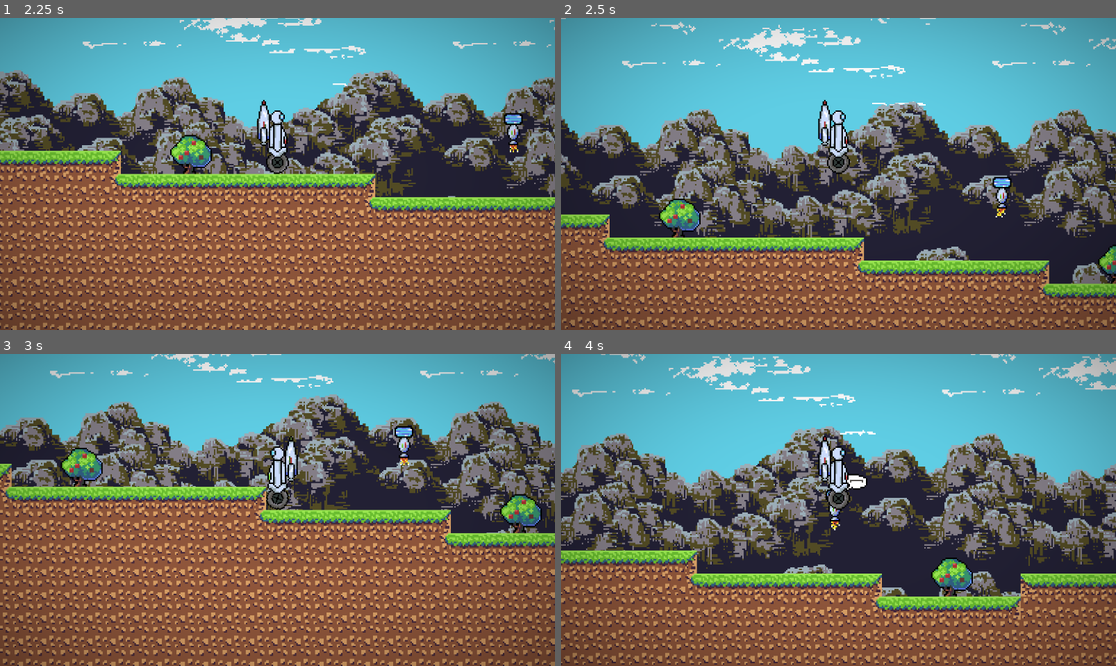
Above: before the commit, frames 1-4 (two rows, left to right).
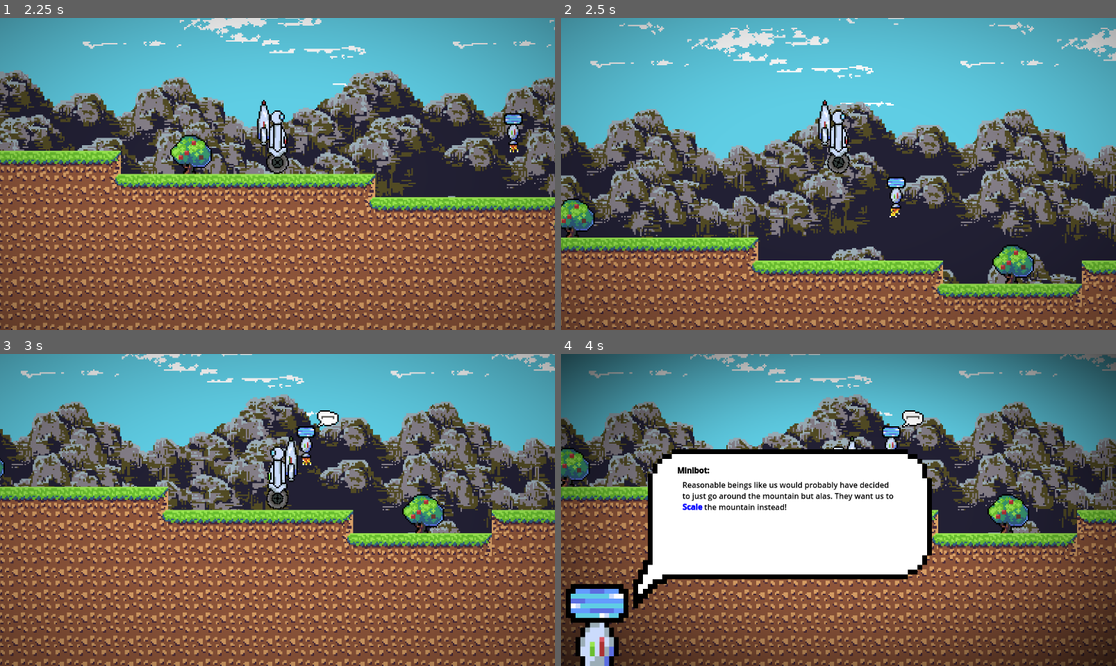
Above: after the commit, the same moments.

Repository: Hexuar/GMTK-Jam
Game: Godot game, scene res://scenes/main.tscn
Same seed, same stepped clock (60 frames per second), same inputs: the game is played once before the commit and once after it.
Inputs:
- Up to frame 1 (2.25 s): click "Play" at 0.5 s; tap Enter (ui_accept) at 1.25, 1.55, 2.1 s; hold D (Right) from 1.28 s (still down); tap Shift (Dash) at 1.35 s; tap Space (Jump) at 1.52 s
- Up to frame 2 (2.5 s): keep holding D (Right); tap Space (Jump) at 2.27 s; tap Shift (Dash) at 2.3 s
- Up to frame 3 (3 s): release D (Right) at 2.78 s; hold A (Left) from 2.78 s (still down); tap Shift (Dash) at 2.85 s
- Up to frame 4 (4 s): tap Enter (ui_accept) at 3.05, 3.6 s; release A (Left) at 3.53 s; hold D (Right) from 3.53 s (still down); tap Space (Jump) at 3.77 s; tap Shift (Dash) at 3.8 s

Frame 1 is identical in both runs. In frame 2, 45% of the frame differs, in the area x 0-100%, y 0-100%; in frame 3, 51%; in frame 4, 83%.

Commit message:
Player & Minibot changes

Diff:
--- a/scenes/levels/level1.tscn
+++ b/scenes/levels/level1.tscn
@@ -318,6 +318,15 @@
 position = Vector2(-1131.78, 159.556)
 shape = SubResource("RectangleShape2D_2mg8x")
 
+[node name="Kill2" type="Area2D" parent="."]
+position = Vector2(2657, -1103)
+collision_mask = 2
+script = ExtResource("4_jj7h8")
+
+[node name="CollisionShape2D" type="CollisionShape2D" parent="Kill2"]
+position = Vector2(-1131.78, 159.556)
+shape = SubResource("RectangleShape2D_2mg8x")
+
 [node name="Boulders" type="Node2D" parent="."]
 
 [node name="Boulder" parent="Boulders" instance=ExtResource("5_tvwwl")]
@@ -408,3 +417,4 @@
 text = Array[String](["You're not supposed to be here!", "The company is dissapointed in you."])
 
 [connection signal="body_entered" from="Kill" to="Kill" method="_on_body_entered"]
+[connection signal="body_entered" from="Kill2" to="Kill2" method="_on_body_entered"]
--- a/scripts/minibot.gd
+++ b/scripts/minibot.gd
@@ -13,29 +13,35 @@
 
 signal minibot_done
 
+func start_chat():
+	Sound.play()
+	Player.pause()
+	UIBot.visible = true
+	Vignette.material.set_shader_parameter("softness",1.0)
+
+func stop_chat():
+	Sound.stop()
+	Player.resume()
+	UIBot.visible = false
+	SpeechBubble.visible = false
+	speed = -60.0
+	Vignette.material.set_shader_parameter("softness",1.5)
+	minibot_done.emit()
+
 func _process(delta: float) -> void:
 	position.y += speed * delta
 	if Input.is_action_just_pressed("ui_accept") and SpeechBubble.visible:
 		if textPosition >= text.size():
-			Sound.stop()
-			Player.resume()
-			UIBot.visible = false
-			SpeechBubble.visible = false
-			speed = -60.0
-			Vignette.material.set_shader_parameter("softness",1.5)
-			minibot_done.emit()
+			stop_chat()
 			return
 		if textPosition == 0:
-			Sound.play()
-			Player.pause()
-			UIBot.visible = true
-			Vignette.material.set_shader_parameter("softness",1.0)
+			start_chat()
 		UIBot.get_node("Speech Bubble/Text").text = "[color=\"black\"]%s[/color]" % text[textPosition]
 		textPosition += 1
 
 
 func _on_area_2d_body_entered(body: Node2D) -> void:
-	if body is CharacterBody2D:
+	if body is CharacterBody2D and textPosition < text.size():
 		Player = body
 		body.canJump = false
 		SpeechBubble.visible = true
@@ -43,5 +49,6 @@
 
 func _on_area_2d_body_exited(body: Node2D) -> void:
 	if body is CharacterBody2D:
+		stop_chat()
 		body.canJump = true
 		SpeechBubble.visible = false
--- a/scripts/player.gd
+++ b/scripts/player.gd
@@ -10,7 +10,6 @@
 @export var jetpackVelocity = -100.0
 @export var dashModifier = 5
 @export var dashLength = 0.15 # Seconds
-@export var dashCooldown = 0.5 # Seconds
 @export var friction = 0.07
 @export var coyoteTime = 0.1 # Seconds
 
@@ -76,15 +75,15 @@
 
 
 	## Boost
-	if dashTime > -dashCooldown:
+	if dashTime > 0.0:
 		dashTime -= delta
-	if dashTime < 0.0 and is_on_floor():
-		dashTime = -dashCooldown
+	if dashTime <= 0.0 and is_on_floor():
+		dashTime = -1.0
 	if dashTime > 0.0 :
 		_speed = move_toward(_speed, speed * dashModifier, 100)
 	else:
 		_speed = speed
-	if Input.is_action_just_pressed("Dash") and has_node("Wheel") and dashTime <= -dashCooldown  and is_on_floor():
+	if Input.is_action_just_pressed("Dash") and has_node("Wheel") and dashTime <= -1.0:
 		dashTime = dashLength
 
 
